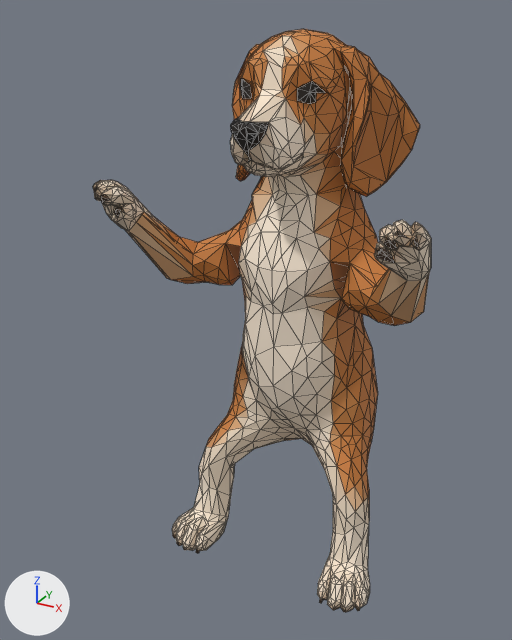
Two versions of the glTF model assets/models/dog/dog.rig.glb, one commit apart.
Before and after are seen from a 50 mm lens placed at (0.527, -1.21, 1.126), pointed at (-0.073, -0.119, 0.58). Every picture has the same lights, and +X, +Y and +Z are marked at lower left. The older version comes first. Mesh edges are drawn as thin lines. Vertices at exactly the same position are counted once.

The first picture shows 'Dog.001'.
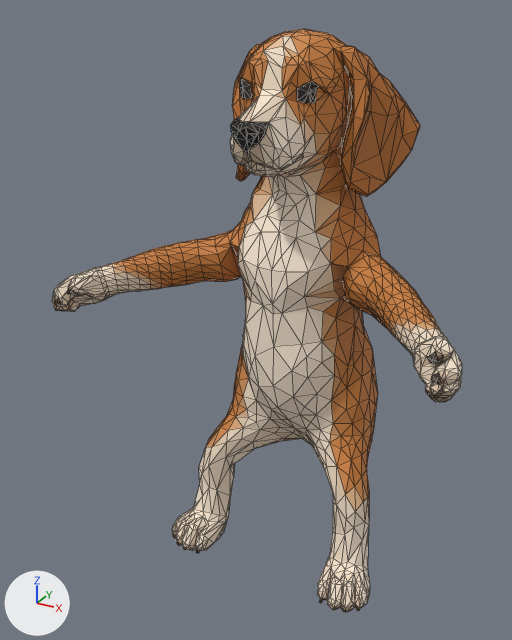
Where the change shows, as pixel boxes [x1, y1, x2, y2] in the pictures (512 x 640 px; the box of a moved part takes in the faces that stretch with it):
'Dog.001', reshaped (21% wider)
    before: [93, 29, 431, 612]
    after: [52, 29, 462, 612]
part 1 of me_dog, rebuilt
    both: [239, 78, 251, 99]
part 2 of me_dog, moved or reshaped
    before: [93, 180, 431, 341]
    after: [52, 186, 462, 402]
part 3 of me_dog, moved or reshaped
    before: [297, 81, 325, 104]
    after: [297, 81, 319, 103]
part 4 of me_dog, recoloured
    both: [207, 38, 375, 447]

Diff of the bpy script that builds the scene:
```diff
--- a/assets/models/dog/dog.rig.glb.py
+++ b/assets/models/dog/dog.rig.glb.py
@@ me_dog @@
 # used by ob_dog_001; location = (0.0, 0.0, 0.0)
-me_dog.from_pydata(...)  # 1617 vertices, 3201 faces; spans x -0.287..0.287, y -0.331..0.216, z 0.081..1.096
+me_dog.from_pydata(...)  # 1913 vertices, 3795 faces; spans x -0.365..0.362, y -0.368..0.216, z 0.081..1.096
+# me_dog part 1: the loose piece of 11 vertices spanning x -0.076..-0.039, y -0.196..-0.167, z 0.994..1.026 is rebuilt with 10 vertices and now spans x -0.072..-0.039, y -0.197..-0.173, z 0.995..1.026
+# me_dog part 2: 71 vertices moved from x -0.139..0.206, y -0.181..0.035, z 0.62..0.808 to x -0.133..0.175, y -0.183..0.035, z 0.62..0.809; 313 vertices removed from x -0.287..0.287, y -0.331..-0.047, z 0.621..0.865; 611 vertices added at x -0.365..0.362, y -0.368..-0.047, z 0.621..0.747
+# me_dog part 3: 1 vertex moved within x 0.069, y -0.18, z 1.018; 10 vertices removed from x 0.04..0.076, y -0.196..-0.169, z 0.994..1.026; 9 vertices added at x 0.039..0.067, y -0.193..-0.178, z 0.994..1.026
+# me_dog part 4: 1535 kept faces spanning x -0.22..0.22, y -0.292..0.214, z 0.081..1.096 get new vertex colours
 me_dog.materials.append(mat_fur)
```
